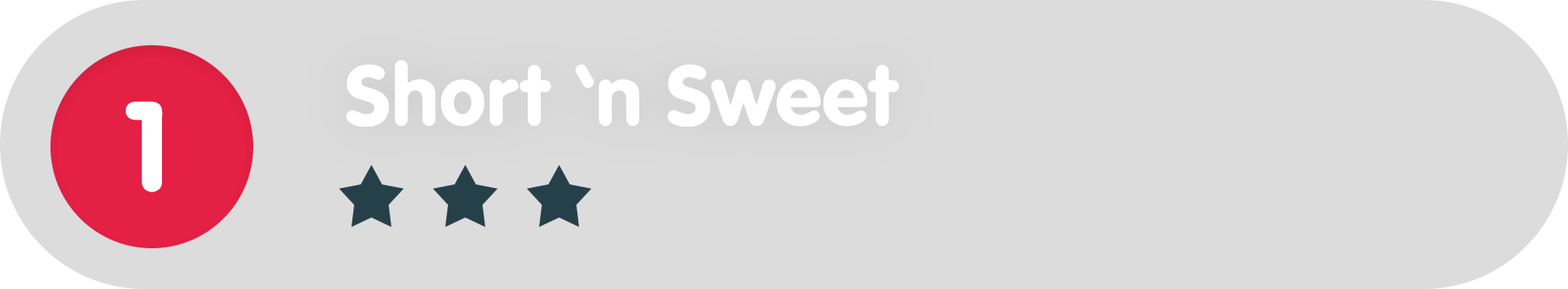
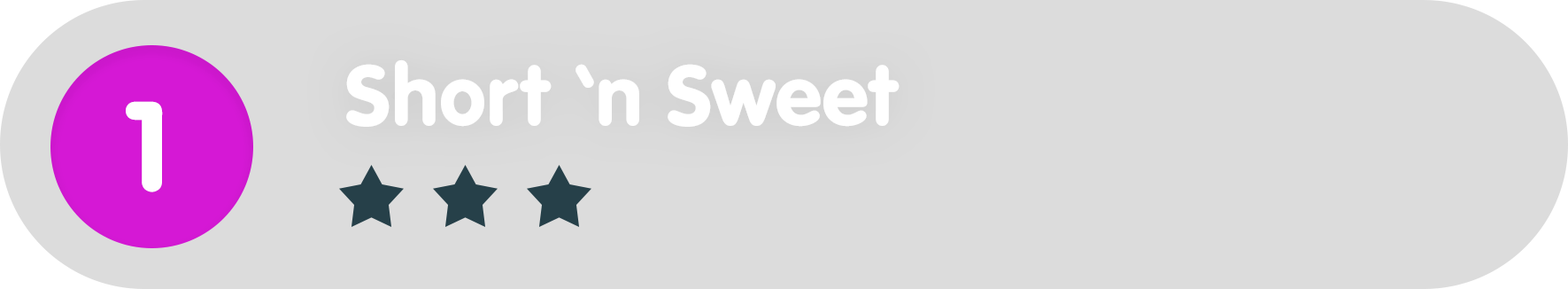
Layer changes from the first 1568 x 289 image to the second:
painted on "Ellipse_green" over [50, 45, 254, 248]
